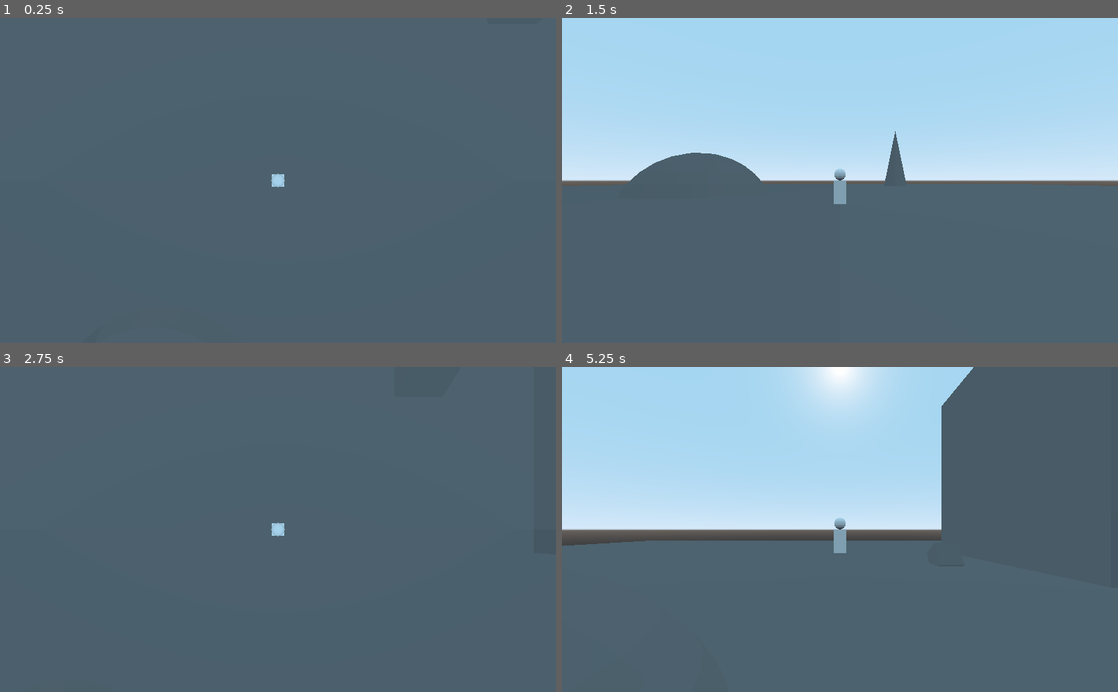
Above: before the commit, frames 1-4 (two rows, left to right).
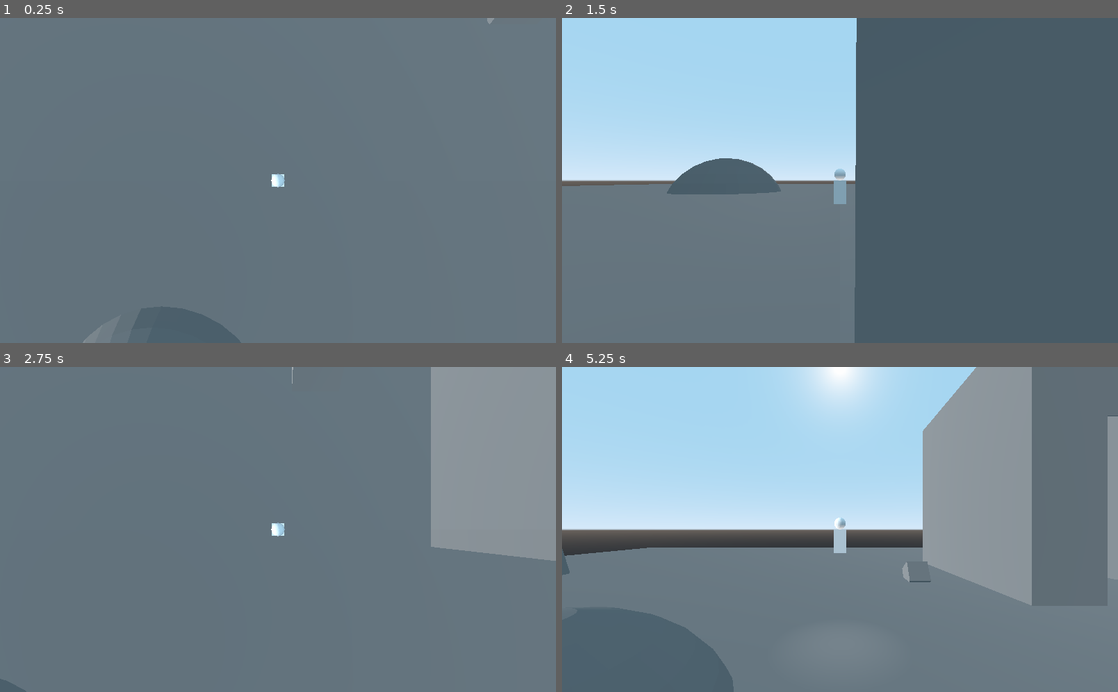
Above: after the commit, the same moments.

Repository: xofoxxy/MixAndGameJam2-ThisTimeIt-sPersonal
Game: Godot game, scene res://Main.tscn
Two runs of this game, one before a commit and one after it. Both use one fixed random seed, a clock stepped at 60 frames per second and the inputs below.
Inputs:
- Up to frame 1 (0.25 s): no input
- Up to frame 2 (1.5 s): tap Enter at 0.5 s; hold D (Right) 0.53-1.28 s; hold Space (DimensionShift) 0.53-1.28 s; hold S (Down) from 1.28 s (still down); tap Space (DimensionShift) at 1.35 s
- Up to frame 3 (2.75 s): tap Enter at 2 s; release S (Down) at 2.03 s; hold D (Right) from 2.03 s (still down); hold Space (DimensionShift) from 2.03 s (still down)
- Up to frame 4 (5.25 s): release D (Right) at 2.78 s; release Space (DimensionShift) at 2.78 s; hold W (Up) 2.78-3.53 s; tap Space (DimensionShift) at 2.85, 4.35 s; tap Enter at 3.5 s; hold Space (DimensionShift) 3.53-4.28 s; hold A (Left) 3.53-5.03 s; hold S (Down) from 5.03 s (still down); hold Space (DimensionShift) from 5.03 s (still down)

The runs differ from the first frame. In frame 1, 34% of the frame differs, in the area x 14-100%, y 0-100%; in frame 2, 46%; in frame 3, 33%; in frame 4, 47%, in the area x 0-100%, y 0-100%.

Commit message:
Fixed movement kinda

Diff:
--- a/Main.tscn
+++ b/Main.tscn
@@ -28,3 +28,6 @@
 
 [node name="CollisionShape" type="CollisionShape" parent="testingLevel/StaticBody"]
 shape = SubResource( 1 )
+
+[node name="DirectionalLight" type="DirectionalLight" parent="."]
+transform = Transform( -0.284113, 0.0157683, -0.958661, -0.75211, -0.623792, 0.212638, -0.594652, 0.781432, 0.189087, 0, 0, 0 )
--- a/Player.gd
+++ b/Player.gd
@@ -22,12 +22,10 @@
 # Called every frame. 'delta' is the elapsed time since the previous frame.
 func _process(delta):
 	move_and_collide(Vector3(x, z, -y))
-	zero()
+	x = x * .5
+	y = y * .5
+	z = z * .5
 
-func zero():
-	x = 0
-	y = 0
-	z = 0
 
 func _input(event):
 	if event.is_action_pressed("DimensionShift"):
@@ -47,21 +45,21 @@
 				print("dimension XY")
 	if Input.is_action_pressed("Down"):
 		if camYZ.current or camXZ.current:
-			z = -1
+			z = z-1
 		else:
-			y = -1
+			y = y-1
 	if Input.is_action_pressed("Up"):
 		if camYZ.current or camXZ.current:
-			z = 1
+			z = z+1
 		else:
-			y = 1
+			y = y+1
 	if Input.is_action_pressed("Left"):
 		if camXZ.current or camXY.current:
-			x = -1
+			x = x-1
 		else:
-			y = -1
+			y = y-1
 	if Input.is_action_pressed("Right"):
 		if camXZ.current or camXY.current:
-			x = 1
+			x = x+1
 		else:
-			y = 1
+			y = y+1
--- a/Player.tscn
+++ b/Player.tscn
@@ -26,3 +26,5 @@
 
 [node name="Cam_YZ" type="Camera" parent="."]
 transform = Transform( -4.37114e-008, 0, 1, 0, 1, 0, -1, 0, -4.37114e-008, 10, 1, 0 )
+
+[node name="OmniLight" type="OmniLight" parent="."]
